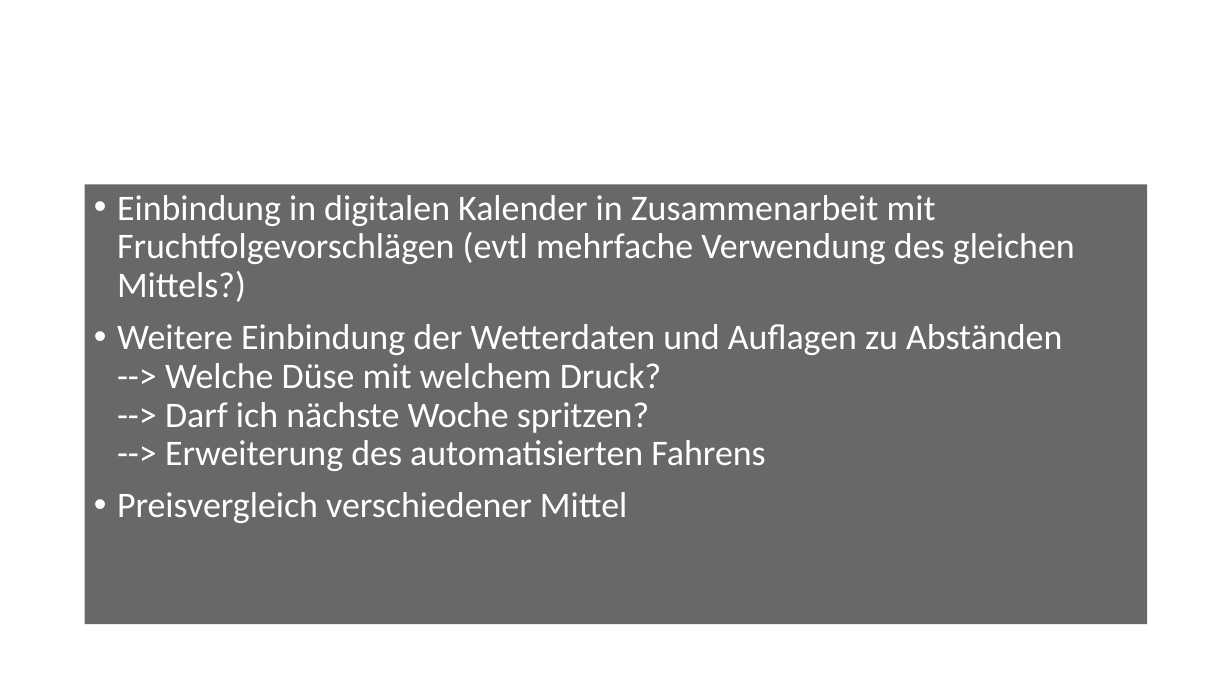
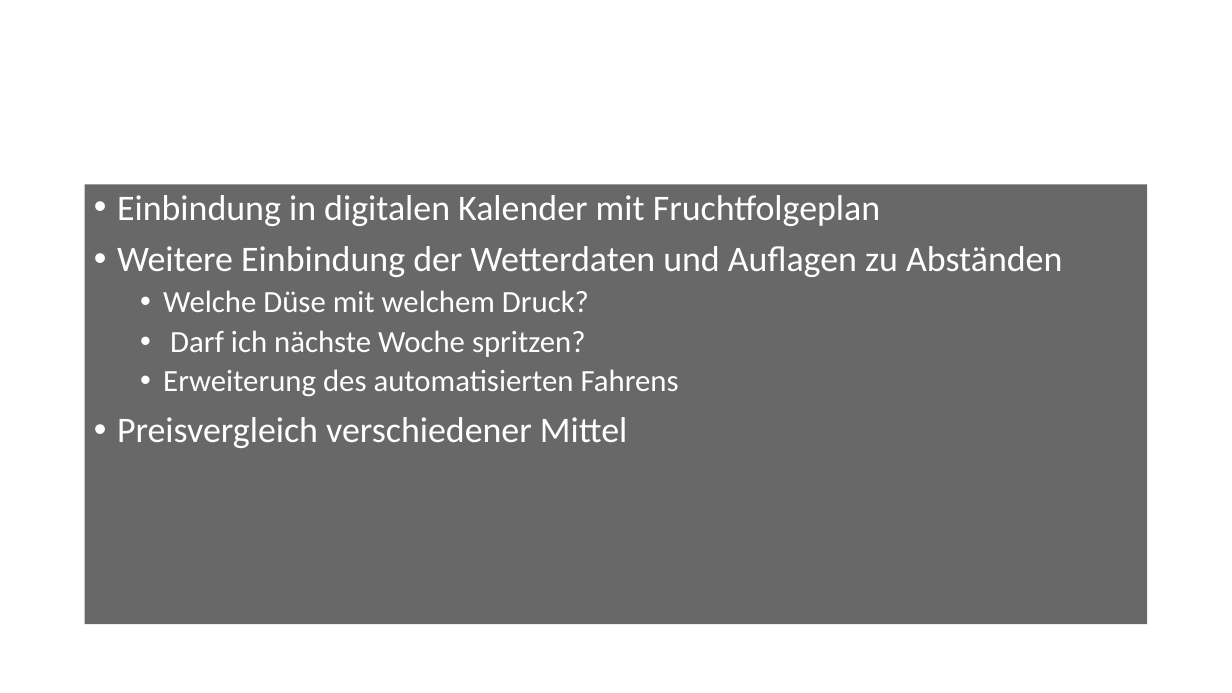
Before and after one commit to HansBambel/cognitivefarming, a slide deck: slide 6 of Cognitive Computing Hackathon 2016.pptx. Drawn at 1232x693 pixels with LibreOffice and Linux fonts; fonts in the diff are those of the drawing; background and template pictures are left out. Boxes give left, top, right and bottom in pixels: in the first picture for what was removed or moved away, otherwise in the second. Text is boxed around its words. In the diff, an @@ line names an element or a change of style, - is before the commit and + after.

```diff
--- a/Cognitive Computing Hackathon 2016.pptx
+++ b/Cognitive Computing Hackathon 2016.pptx
@@ text at (117, 195, 1062, 397): text changed @@
-• Einbindung in digitalen Kalender in Zusammenarbeit mit Fruchtfolgevorschlägen (evtl mehrfache Verwendung des gleichen Mittels?)
-• Weitere Einbindung der Wetterdaten und Auflagen zu Abständen
-  --> Welche Düse mit welchem Druck?
-  --> Darf ich nächste Woche spritzen?
-  --> Erweiterung des automatisierten Fahrens
+• Einbindung in digitalen Kalender mit Fruchtfolgeplan
+• Weitere Einbindung der Wetterdaten und Auflagen zu Abständen
+  • Welche Düse mit welchem Druck?
+  • Darf ich nächste Woche spritzen?
+  • Erweiterung des automatisierten Fahrens
```
Also in this commit, not shown: 5 other slides changed.
